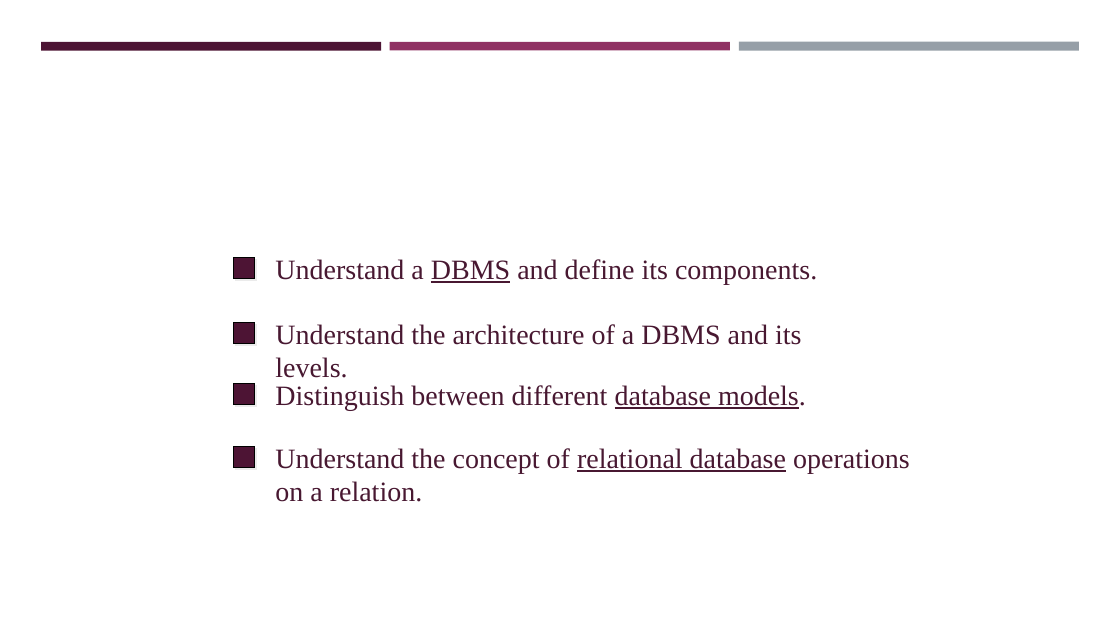
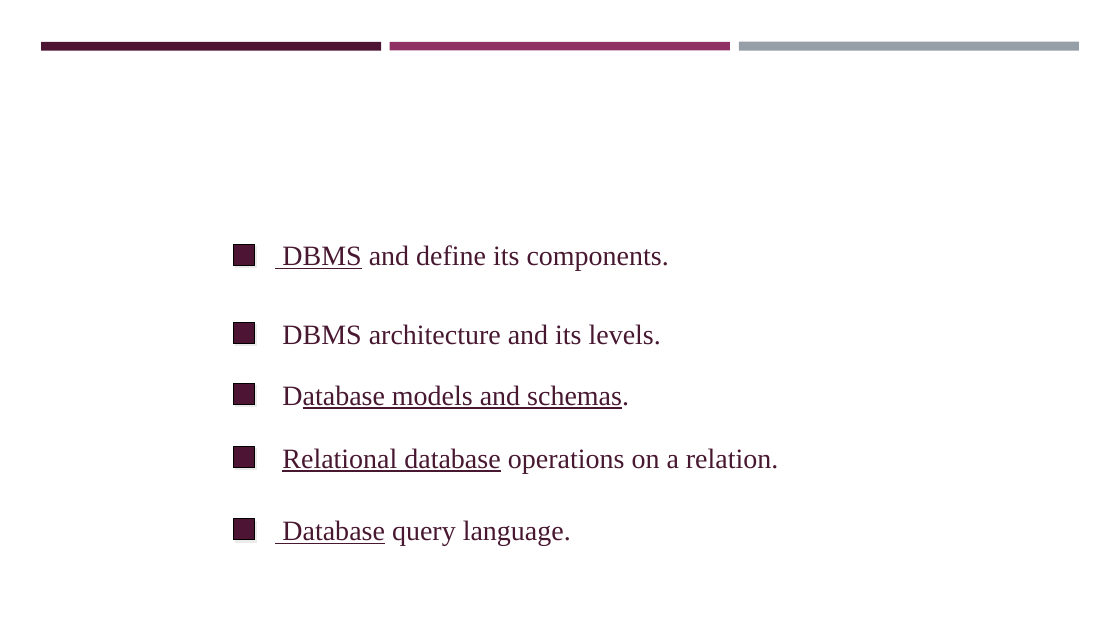
Before and after one commit to pengdsci/STA490, a slide deck: slide 2 of w06/sql/w10-STA321Relational-Database-SQL-Clauses.pptx. Drawn at 1120x630 pixels with LibreOffice and Linux fonts; fonts in the diff are those of the drawing; background and template pictures are left out. Boxes give left, top, right and bottom in pixels: in the first picture for what was removed or moved away, otherwise in the second. Text is boxed around its words. In the diff, an @@ line names an element or a change of style, - is before the commit and + after.

```diff
--- a/w06/sql/w10-STA321Relational-Database-SQL-Clauses.pptx
+++ b/w06/sql/w10-STA321Relational-Database-SQL-Clauses.pptx
@@ rectangle: place and size @@
-rectangle at [234,257,255,278]
+rectangle at [234,245,255,266]
@@ text at [282,245,669,270]: text changed @@
-Understand a DBMS and define its components.
+DBMS and define its components.
@@ text at [282,324,661,345]: text changed @@
-Understand the architecture of a DBMS and its levels.
+DBMS architecture and its levels.
@@ text at [282,385,629,409]: text changed @@
-Distinguish between different database models.
+Database models and schemas.
@@ text at [282,448,778,473]: text changed @@
-Understand the concept of relational database operations
-on a relation.
+Relational database operations on a relation.
@@ rectangle added at [234,519,255,540], fill #4D1434, outline #000000 0.75 pt @@
@@ text added at [282,520,571,545], 24 pt, text #481831 @@
+Database query language.
```
Also in this commit, not shown: 13 other slides changed, 2 slides added.
